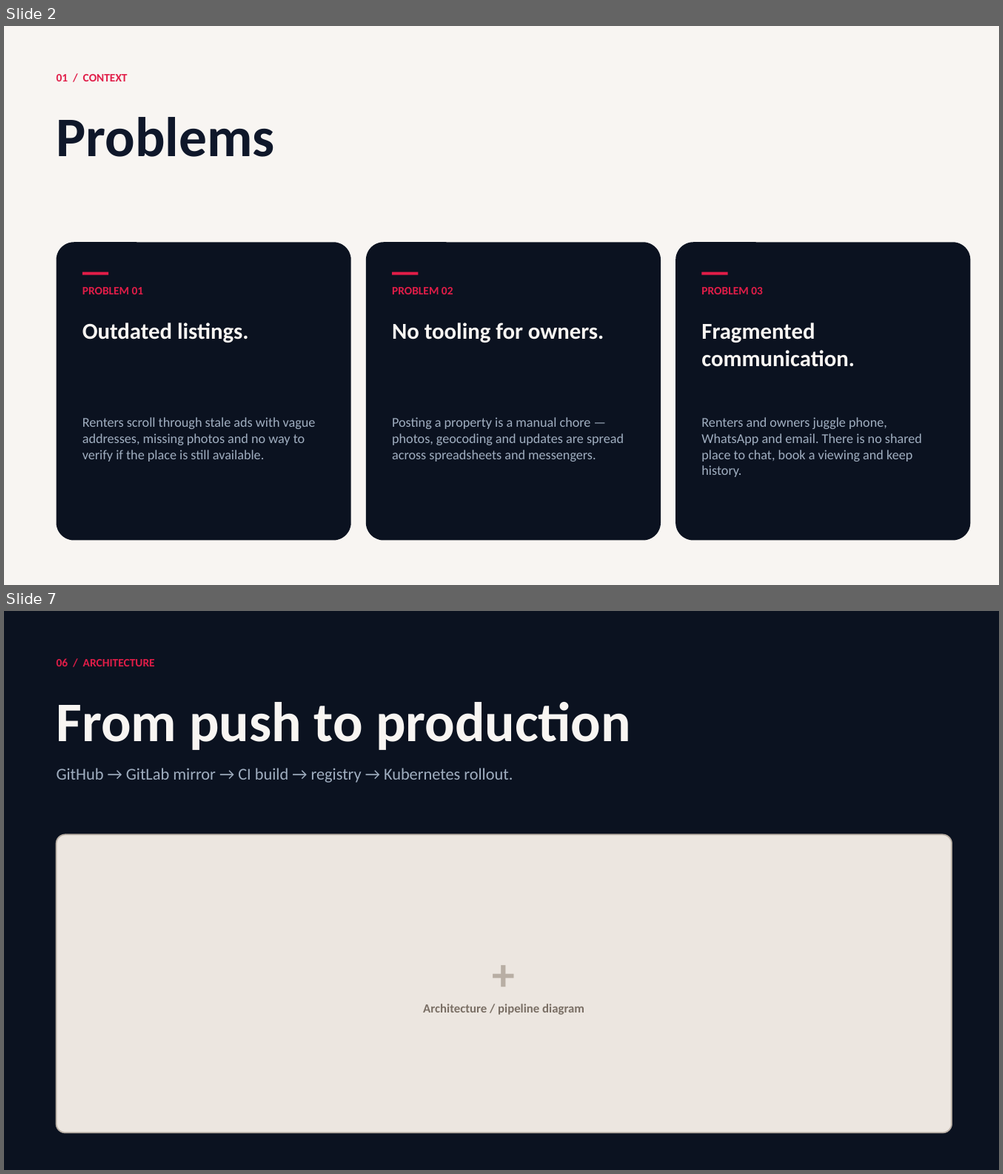
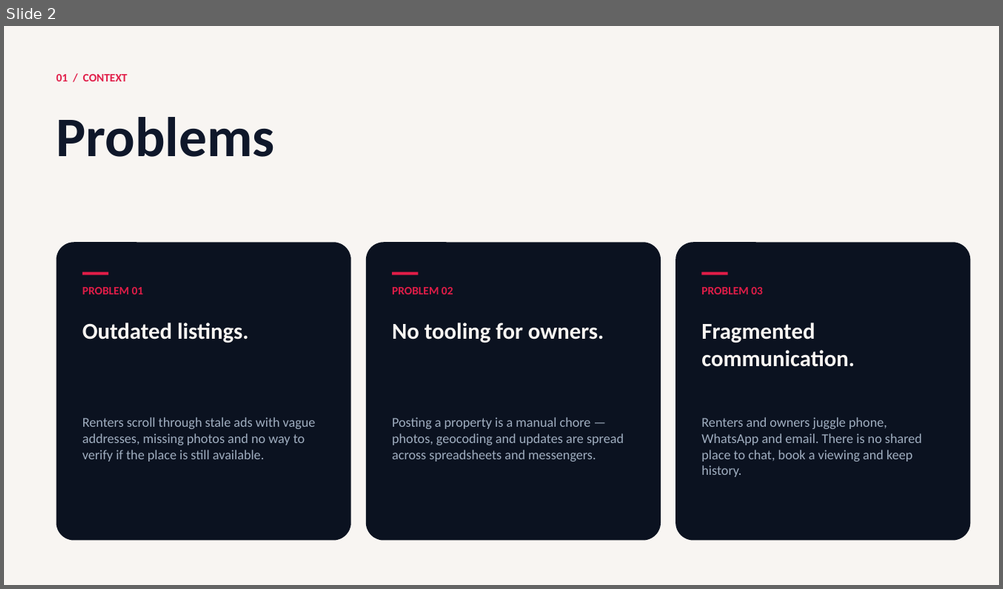
Before and after one commit to opoiasnik/FSA-BE, a slide deck: docs/presentation/FSA-Rental-Presentation.pptx. Shown one above the other, each under a label of ours: slides 2 and 7 before the commit, slide 2 after it; the slides between them are not shown. The pictures are 1003x1174 and 1003x589 pixels, drawn with LibreOffice and Linux fonts; fonts in the diff are those of the drawing. Boxes give left, top, right and bottom in pixels: in the first picture for what was removed or moved away, otherwise in the second. Text is boxed around its words. In the diff, an @@ line names an element or a change of style, - is before the commit and + after.

```diff
--- a/docs/presentation/FSA-Rental-Presentation.pptx
+++ b/docs/presentation/FSA-Rental-Presentation.pptx
@@ slide 7 removed at (4, 611, 999, 1170), background #FFFFFF @@
@@ rectangle removed at (4, 611, 999, 1170) @@
@@ text removed at (57, 658, 155, 667) @@
-06 / ARCHITECTURE
@@ text removed at (57, 702, 631, 750) @@
-From push to production
@@ text removed at (57, 768, 512, 783) @@
-GitHub → GitLab mirror → CI build → registry → Kubernetes rollout.
@@ rounded rectangle removed at (57, 834, 951, 1133) @@
@@ text removed at (57, 958, 951, 988) @@
-+
@@ text removed at (423, 1004, 584, 1015) @@
-Architecture / pipeline diagram
```
Also in this commit, not shown: 6 slides changed, 3 slides added, 2 other slides removed, 11 other files.
